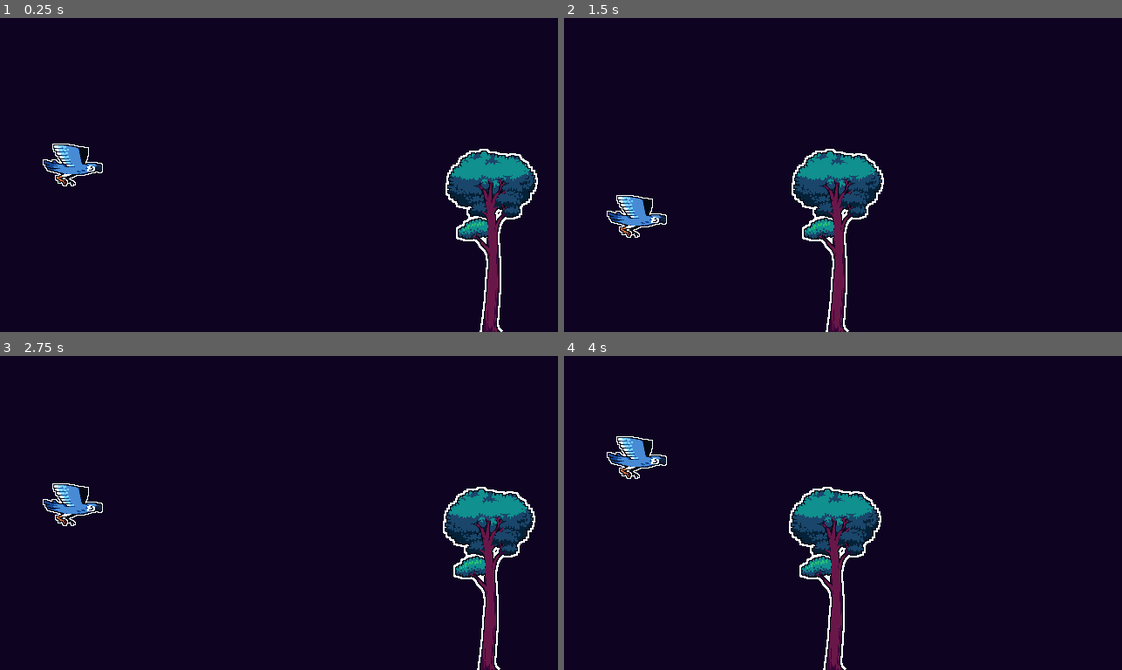
Above: before the commit, frames 1-4 (two rows, left to right).
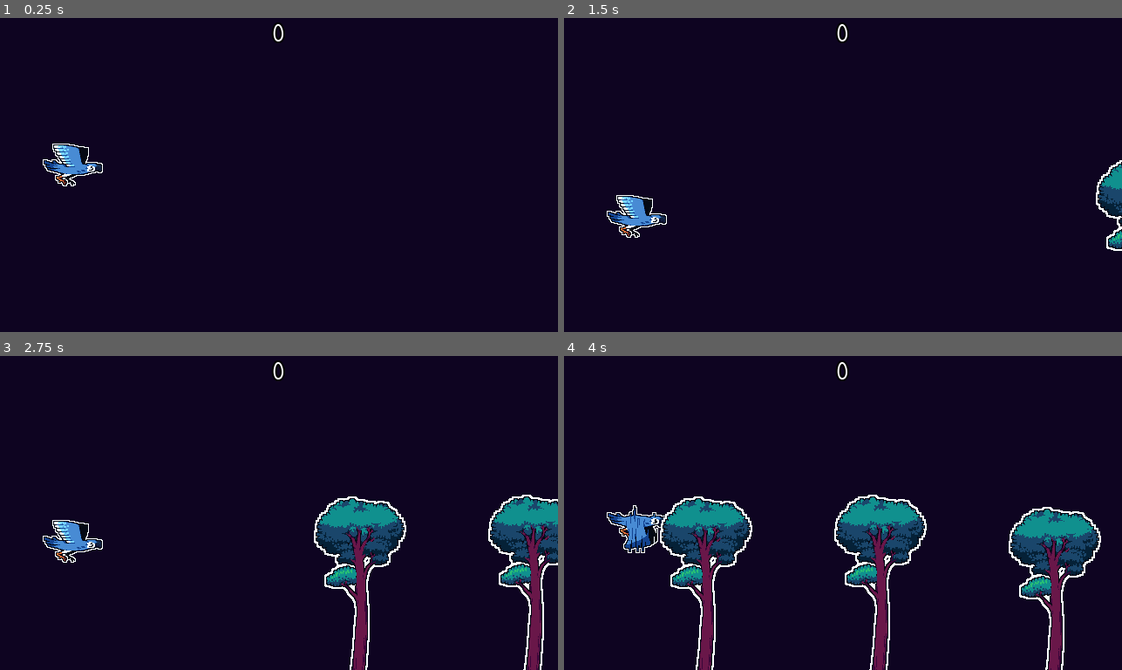
Above: after the commit, the same moments.

Repository: lemmtopia/flappy-passaros-godot
Game: Godot game, scene res://scenes/main.tscn
Same seed, same stepped clock (60 frames per second), same inputs: the game is played once before the commit and once after it.
Inputs:
- Up to frame 1 (0.25 s): no input
- Up to frame 2 (1.5 s): tap Space (flap) at 0.77, 1.07 s
- Up to frame 3 (2.75 s): tap Space (flap) at 1.52, 1.82 s
- Up to frame 4 (4 s): tap Space (flap) at 3.02, 3.32, 3.77 s

The runs differ from the first frame. In frame 1, 4.0% of the frame differs, in the area x 48-97%, y 1-100%; in frame 2, 4.7%; in frame 3, 11%; in frame 4, 15%, in the area x 7-97%, y 1-100%.

Commit message:
Add scoring

Diff:
--- a/flappy-passaros/scenes/main.tscn
+++ b/flappy-passaros/scenes/main.tscn
@@ -1,10 +1,14 @@
-[gd_scene load_steps=4 format=3 uid="uid://dleperlmvhx3m"]
+[gd_scene load_steps=6 format=3 uid="uid://dleperlmvhx3m"]
 
+[ext_resource type="Script" uid="uid://bbj8w8en27o3o" path="res://scripts/main.gd" id="1_jyhfs"]
 [ext_resource type="Texture2D" uid="uid://bxonuyw8a00o6" path="res://assets/sprites/bg1.png" id="1_o5qli"]
 [ext_resource type="PackedScene" uid="uid://drj4nx4oik8dp" path="res://scenes/bird.tscn" id="2_0wfyh"]
 [ext_resource type="PackedScene" uid="uid://b110i6h11pi3d" path="res://scenes/tree.tscn" id="3_sugp2"]
+[ext_resource type="FontFile" uid="uid://bs8eyt3xxuy1f" path="res://assets/IHATCS__.TTF" id="5_tbgi4"]
 
 [node name="Main" type="Node2D"]
+script = ExtResource("1_jyhfs")
+tree_scene = ExtResource("3_sugp2")
 
 [node name="Bg1" type="Sprite2D" parent="."]
 position = Vector2(320, 180)
@@ -13,5 +17,23 @@
 [node name="Bird" parent="." instance=ExtResource("2_0wfyh")]
 position = Vector2(84, 159)
 
-[node name="Tree" parent="." instance=ExtResource("3_sugp2")]
-position = Vector2(551, 150)
+[node name="TreeTimer" type="Timer" parent="."]
+autostart = true
+
+[node name="ScoreLabel" type="Label" parent="."]
+anchors_preset = 5
+anchor_left = 0.5
+anchor_right = 0.5
+offset_left = 300.0
+offset_top = 4.0
+offset_right = 340.0
+offset_bottom = 38.0
+grow_horizontal = 2
+theme_override_constants/outline_size = 8
+theme_override_fonts/font = ExtResource("5_tbgi4")
+theme_override_font_sizes/font_size = 24
+text = "0"
+horizontal_alignment = 1
+vertical_alignment = 1
+
+[connection signal="timeout" from="TreeTimer" to="." method="_on_tree_timer_timeout"]
--- /dev/null
+++ b/flappy-passaros/scripts/main.gd
@@ -0,0 +1,18 @@
+extends Node2D
+
+@export var tree_scene : PackedScene
+
+var score : int = 0
+
+func _ready():
+	$TreeTimer.start()
+
+func _on_tree_timer_timeout() -> void:
+	var tree = tree_scene.instantiate()
+	tree.position = Vector2(700, randf_range(150, 180))
+	tree.connect("bird_detected", _on_tree_bird_detected)
+	add_child(tree)
+
+func _on_tree_bird_detected():
+	score += 1
+	$ScoreLabel.text = str(score)
Binary file added: flappy-passaros/assets/IHATCS__.TTF
Not shown, added: flappy-passaros/assets/IHATCS__.TTF.import
Not shown, added: flappy-passaros/scripts/main.gd.uid
